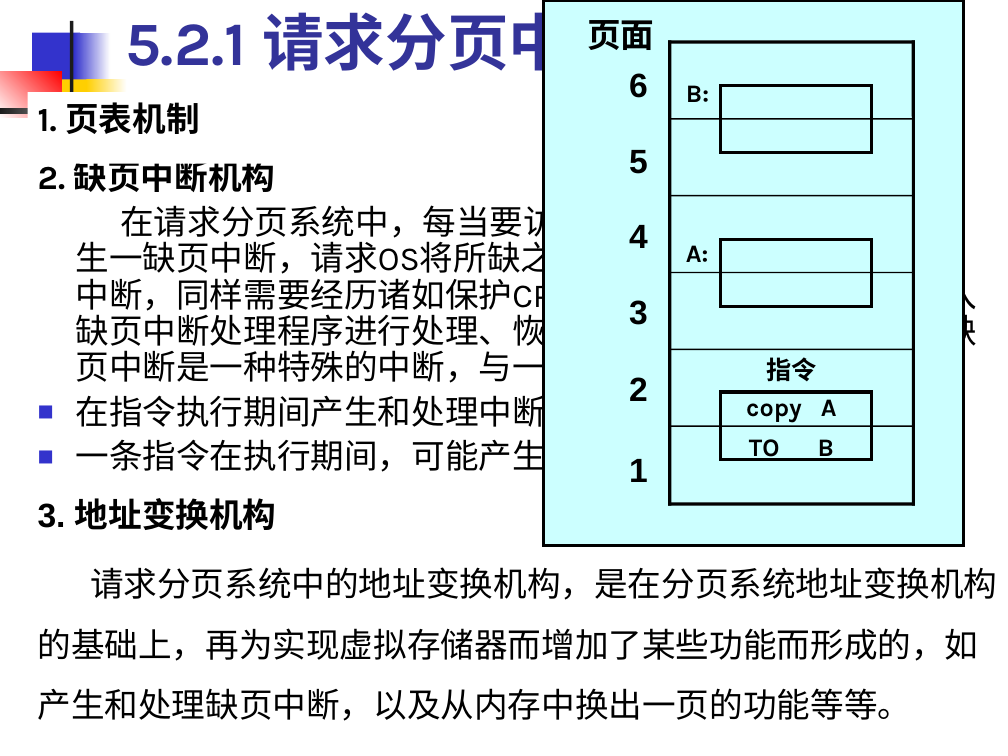
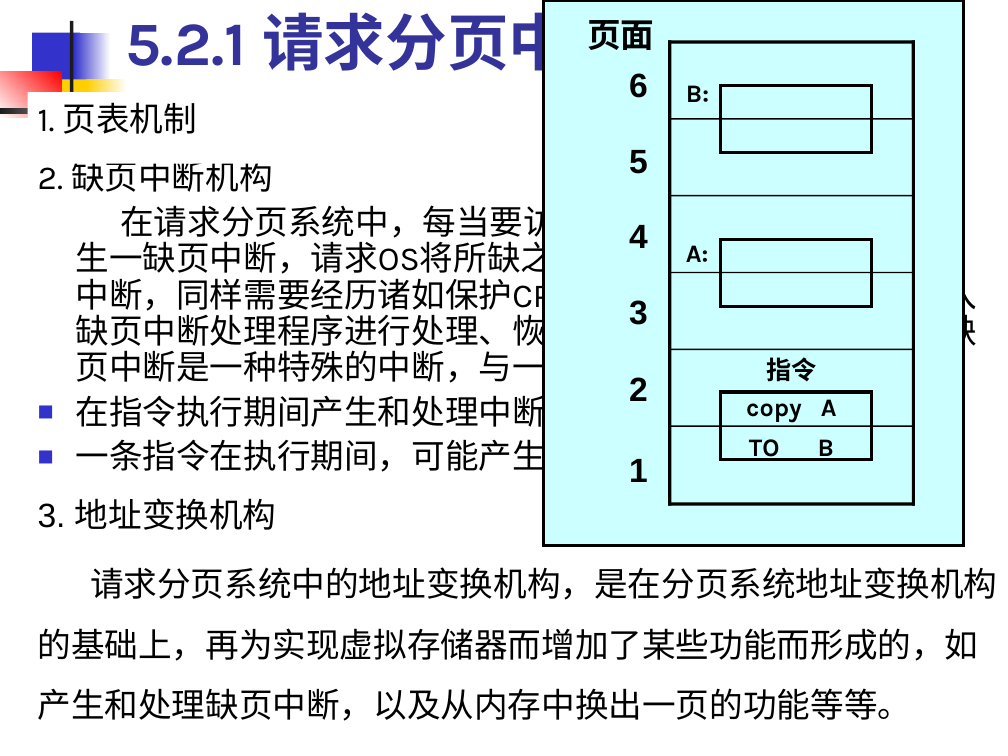
Before and after one commit to edu2act/course-OS, a slide deck: slide 20 of materials/slides/OS_Chap 5.ppt. Drawn at 1008x756 pixels with LibreOffice and Linux fonts; fonts in the diff are those of the drawing. Boxes give left, top, right and bottom in pixels: in the first picture for what was removed or moved away, otherwise in the second. Text is boxed around its words. In the diff, an @@ line names an element or a change of style, - is before the commit and + after.

```diff
--- a/materials/slides/OS_Chap 5.ppt
+++ b/materials/slides/OS_Chap 5.ppt
@@ rectangle "1. 页表机制" at (27,92,333,163): bold off @@
@@ text at (38,163,273,192): bold off in "2. 缺页中断机构" @@
@@ text at (38,498,277,530): bold off in "3. 地址变换机构" @@
```
Also in this commit, not shown: 5 other slides changed, 1 other file.
